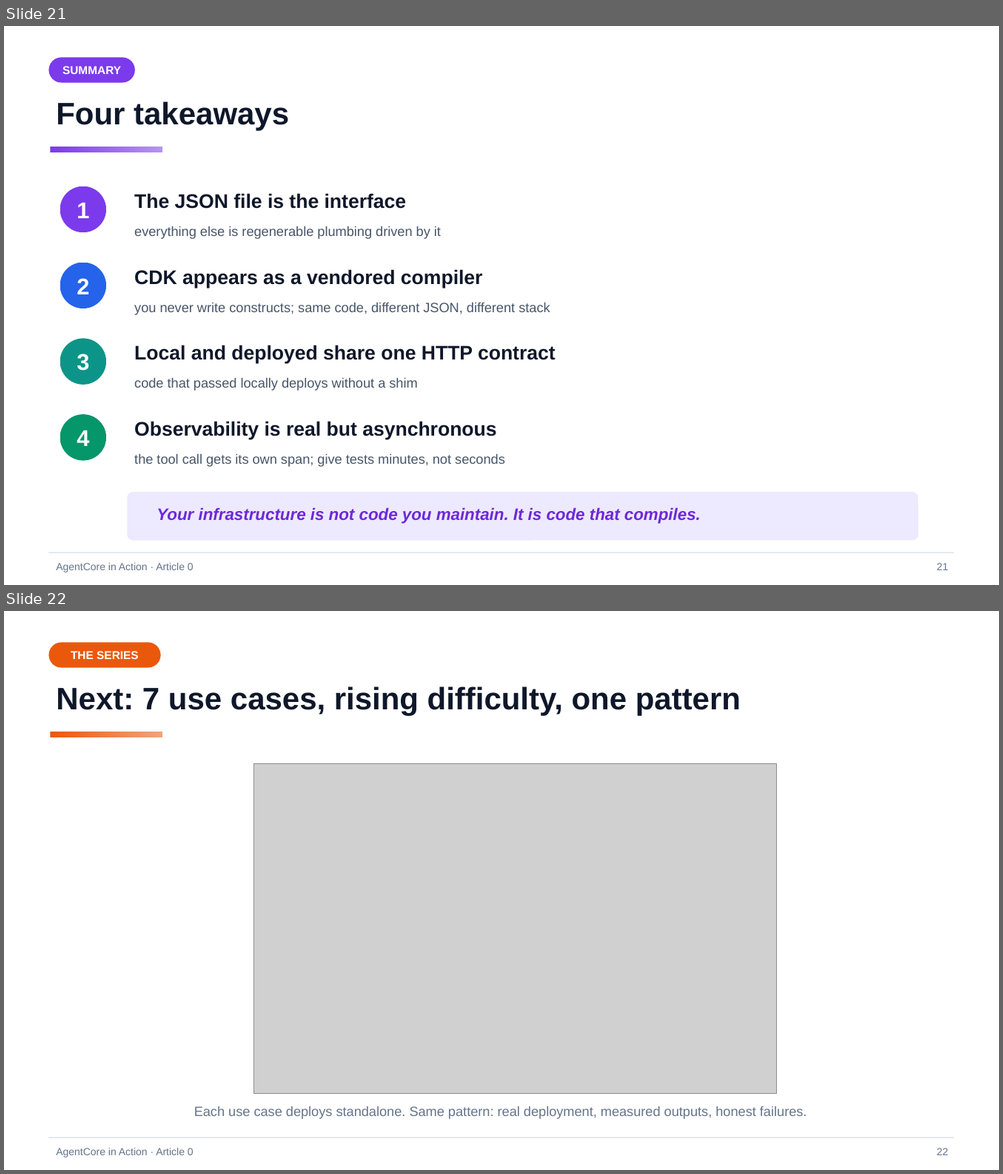
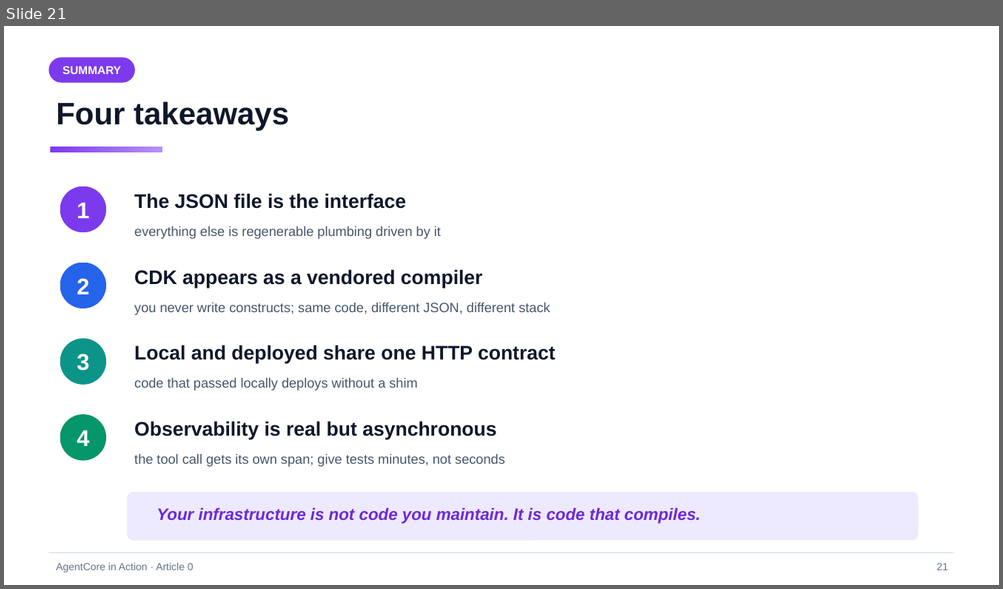
Before and after one commit to pinxiong/bedrock-agentcore-in-action, a slide deck: articles/decks/aws-agentcore-under-the-hood.pptx. Shown one above the other, each under a label of ours: slides 21 and 22 before the commit, slide 21 after it. The pictures are 1003x1174 and 1003x589 pixels, drawn with LibreOffice and Linux fonts; fonts in the diff are those of the drawing; grey boxes stand for pictures. Boxes give left, top, right and bottom in pixels: in the first picture for what was removed or moved away, otherwise in the second. Text is boxed around its words. In the diff, an @@ line names an element or a change of style, - is before the commit and + after.

Commit message:
a0 revision v2.1: clarify 'one surface two hosts', fix zh image paths, drop series roadmap
- zh article moved next to the en one (<slug>.zh.md) so both use the same
  relative image paths; ../images broke rendering in previewers
- explain 'One HTTP Surface, Two Hosts' in both articles: surface = the two
  routes your code implements, hosts = local Uvicorn vs managed microVM;
  agentcore invoke is a client, not a third interface; F5 figure shows the
  hosted /invocations URL
- articles now end at takeaways: removed the series-roadmap section (en/zh)
  and the roadmap slide (deck 23 -> 22); F7 figure deleted (8 -> 7 figures)
- PLAN.md: zh-path convention, structure table, figure spec updated

```diff
--- a/articles/decks/aws-agentcore-under-the-hood.pptx
+++ b/articles/decks/aws-agentcore-under-the-hood.pptx
@@ slide 22 removed at [4, 611, 999, 1170], background #FFFFFF @@
@@ rounded rectangle removed at [48, 642, 161, 668] @@
-THE SERIES
@@ text removed at [56, 686, 740, 716] @@
-Next: 7 use cases, rising difficulty, one pattern
@@ rectangle removed at [51, 732, 162, 737] @@
@@ picture removed at [254, 764, 777, 1094] @@
@@ text removed at [194, 1107, 807, 1119] @@
-Each use case deploys standalone. Same pattern: real deployment, measured outputs, honest failures.
@@ rectangle removed at [48, 1138, 954, 1139] @@
@@ text removed at [56, 1148, 193, 1158] @@
-AgentCore in Action · Article 0
@@ text removed at [936, 1148, 948, 1156] @@
-22
```
Also in this commit, not shown: 3 slides changed, 9 other files.
